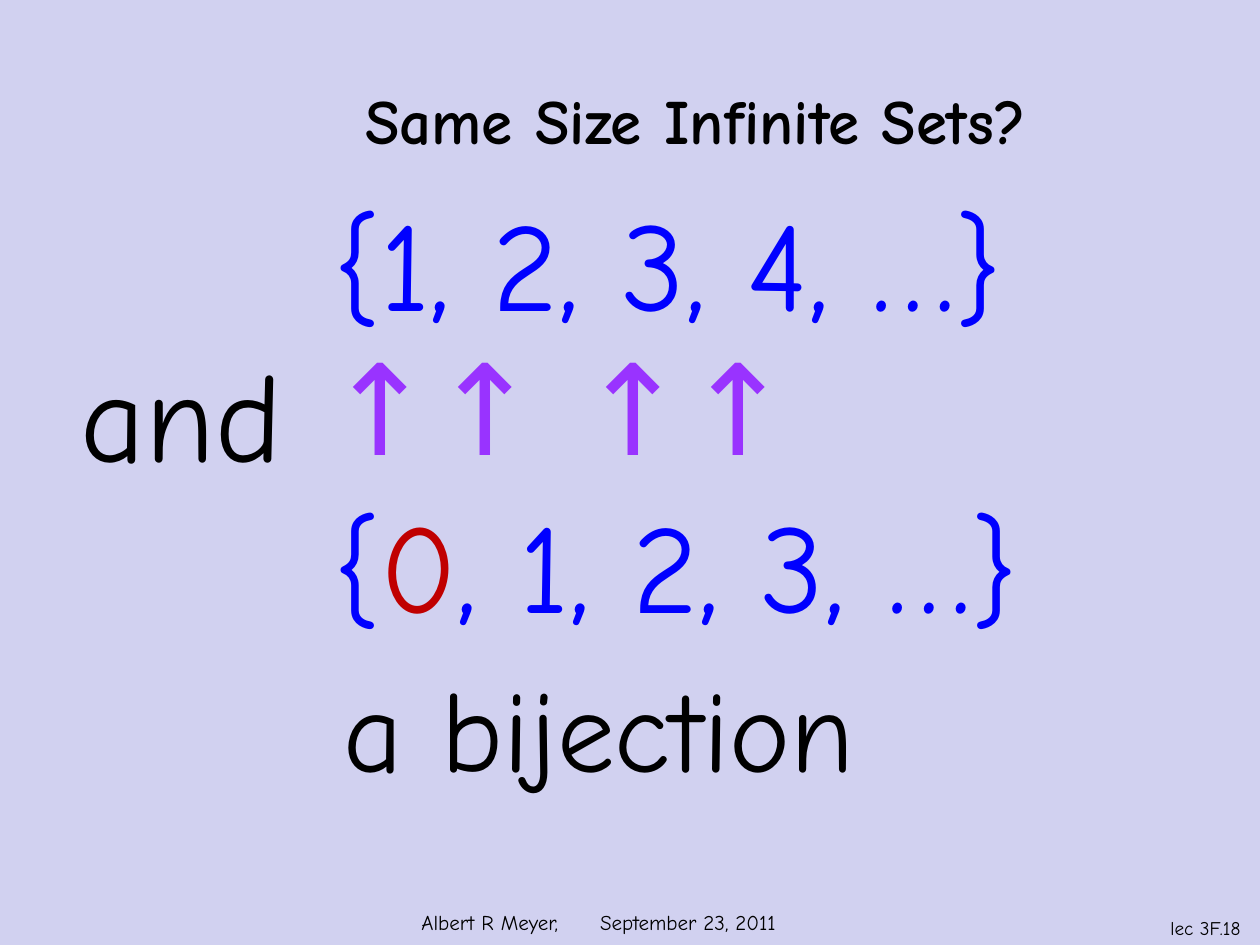
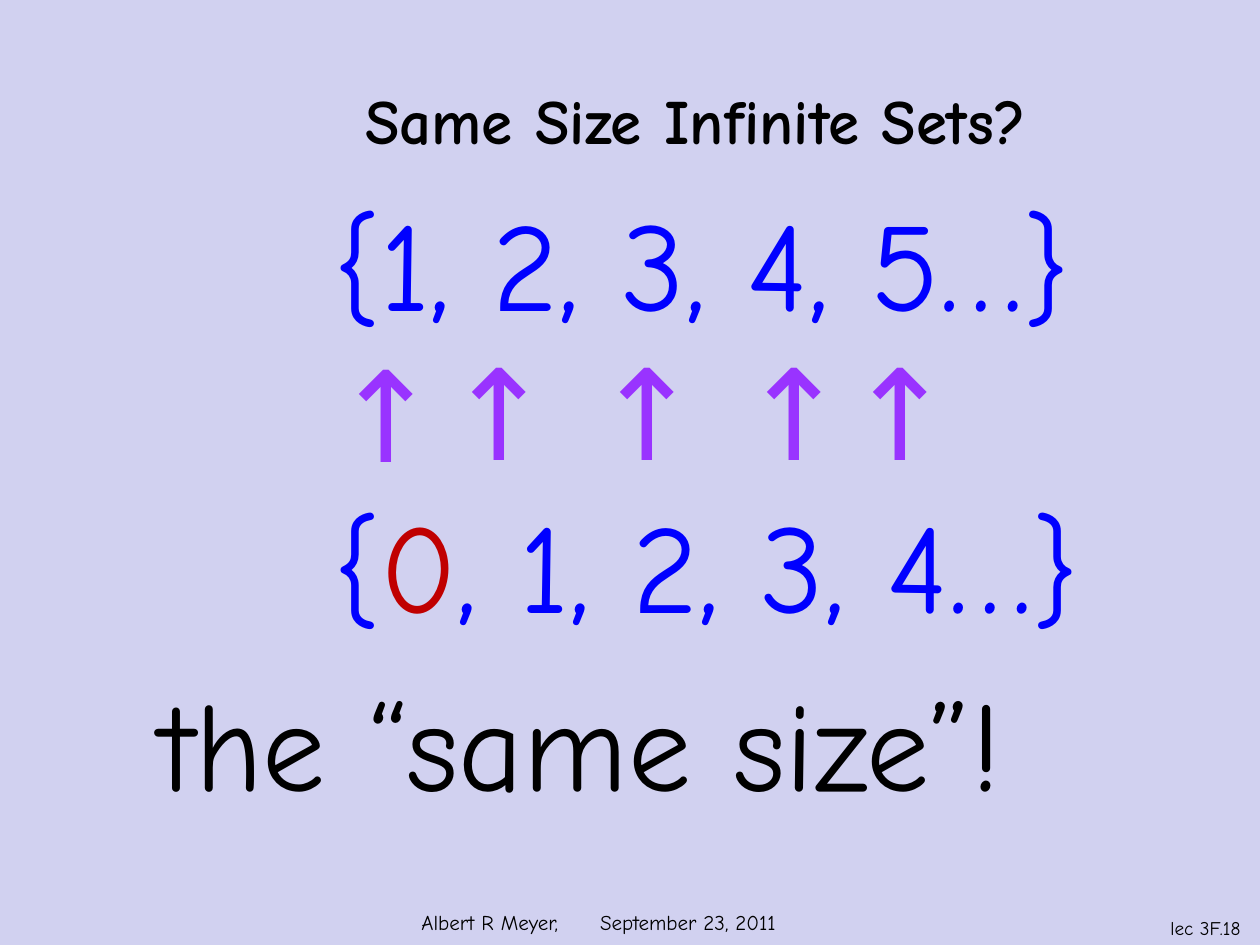
Before and after one commit to armeyer/mcs_web, a slide deck: slide 18 of fall11/slidesF11/slides3f.pptx. Drawn at 1260x945 pixels with LibreOffice and Linux fonts; fonts in the diff are those of the drawing; background and template pictures are left out. Boxes give left, top, right and bottom in pixels: in the first picture for what was removed or moved away, otherwise in the second. Text is boxed around its words. In the diff, an @@ line names an element or a change of style, - is before the commit and + after.

```diff
--- a/fall11/slidesF11/slides3f.pptx
+++ b/fall11/slidesF11/slides3f.pptx
@@ text at bbox=[333, 210, 1079, 629]: text changed @@
-{1, 2, 3, 4, …}
-and
-{0, 1, 2, 3, …}
+{1, 2, 3, 4, 5…}
+↑
+{0, 1, 2, 3, 4…}
@@ text at bbox=[435, 329, 1045, 494]: spaces changed @@
-↑↑ ↑↑
+↑ ↑ ↑↑
@@ text added at bbox=[159, 701, 1001, 793], 72 pt, text #000000 @@
+the “same size”!
```
Also in this commit, not shown: 8 other slides changed, 1 other file.
